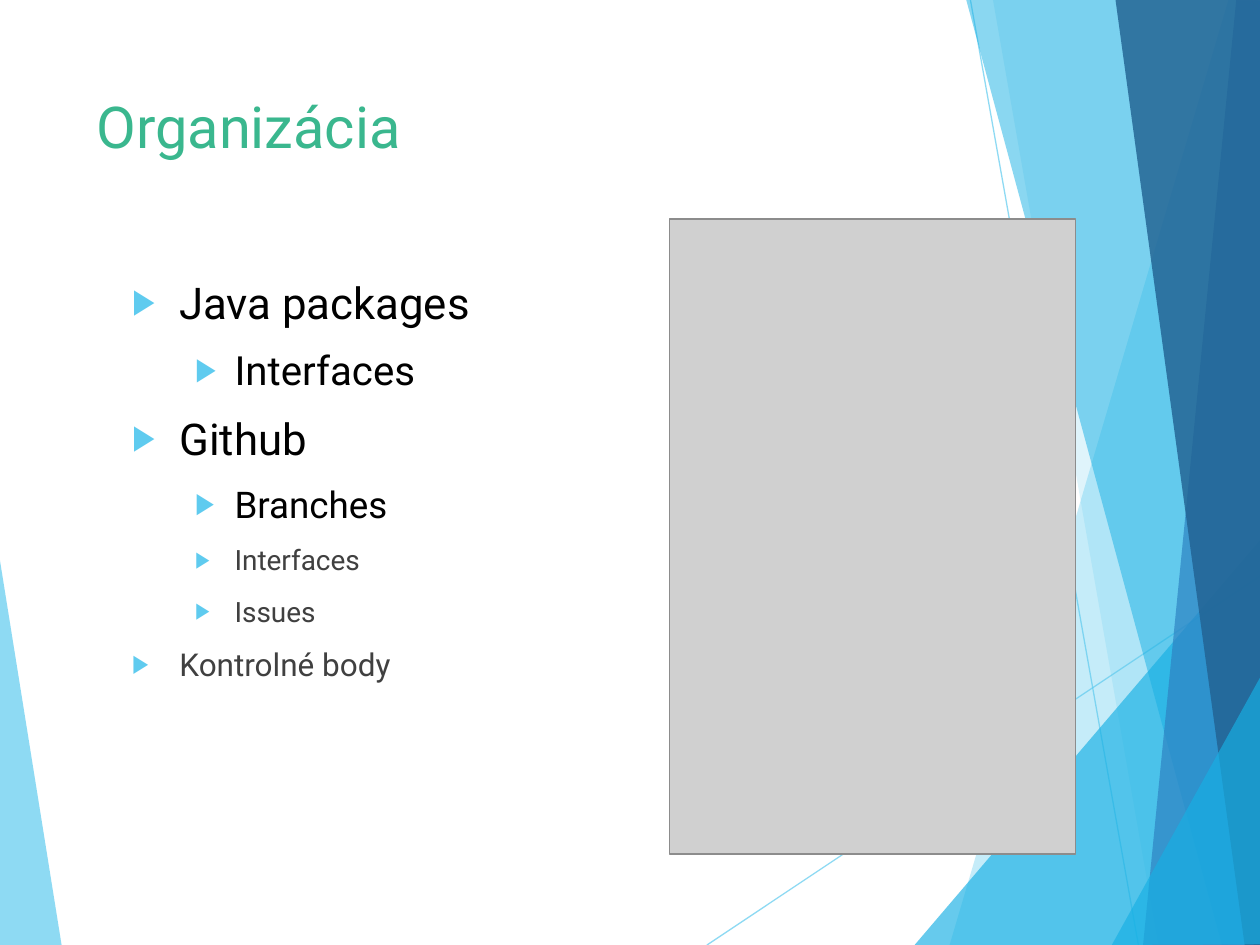
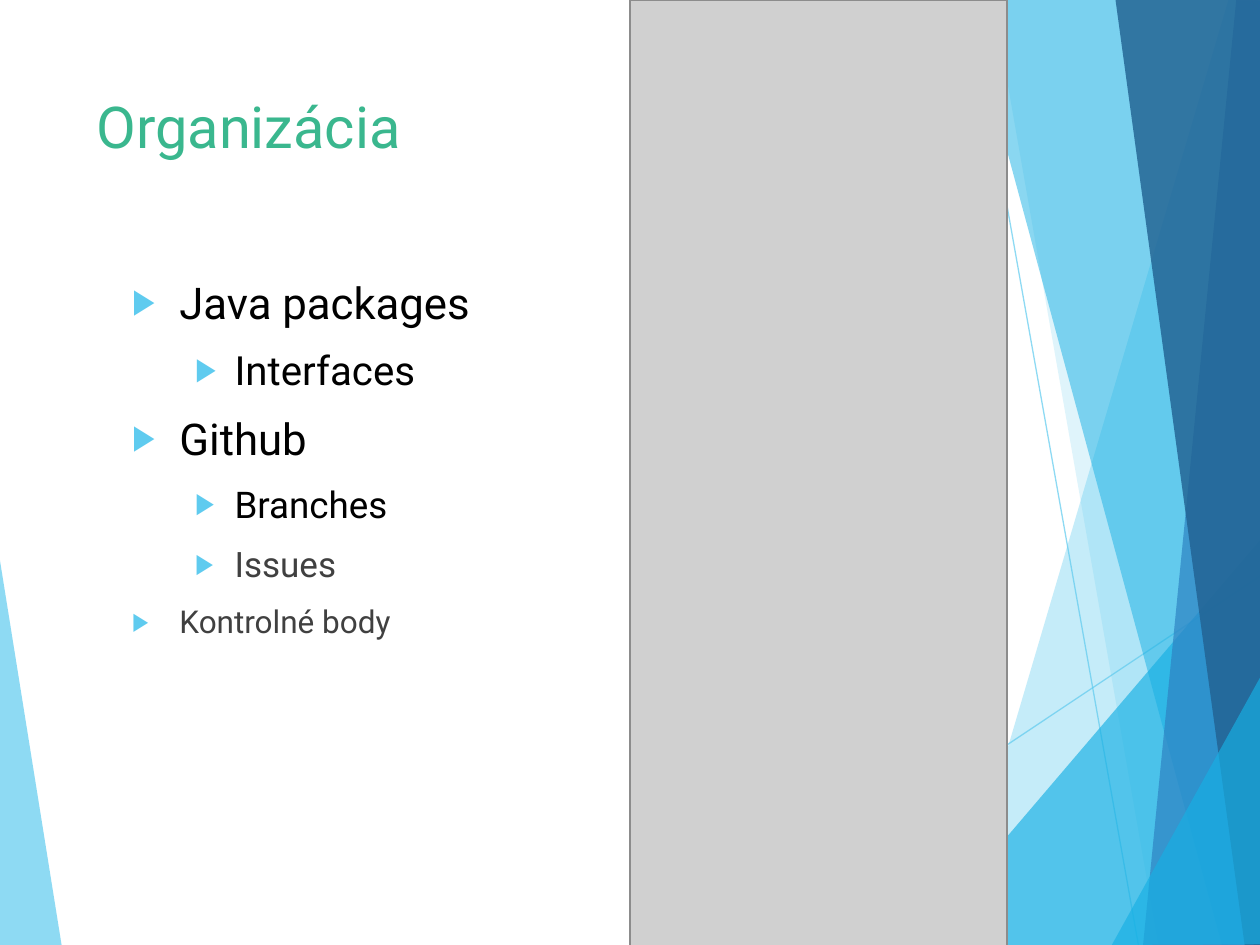
Before and after one commit to Suzii/pb138-cv_generator, a slide deck: slide 4 of defence/obhajoba.pptx. Drawn at 1260x945 pixels with LibreOffice and Linux fonts; fonts in the diff are those of the drawing; grey boxes stand for pictures. Boxes give left, top, right and bottom in pixels: in the first picture for what was removed or moved away, otherwise in the second. Text is boxed around its words. In the diff, an @@ line names an element or a change of style, - is before the commit and + after.

```diff
--- a/defence/obhajoba.pptx
+++ b/defence/obhajoba.pptx
@@ picture: place and size @@
-picture at [669,219,1075,854]
+picture at [630,0,1007,945]
@@ text at [235,548,360,571]: paragraph removed @@
-  ▶ Interfaces
@@ text at [235,552,337,578]: size 16 to 20 pt in "Issues" @@
```
Also in this commit, not shown: 8 other slides changed, 2 other files.
